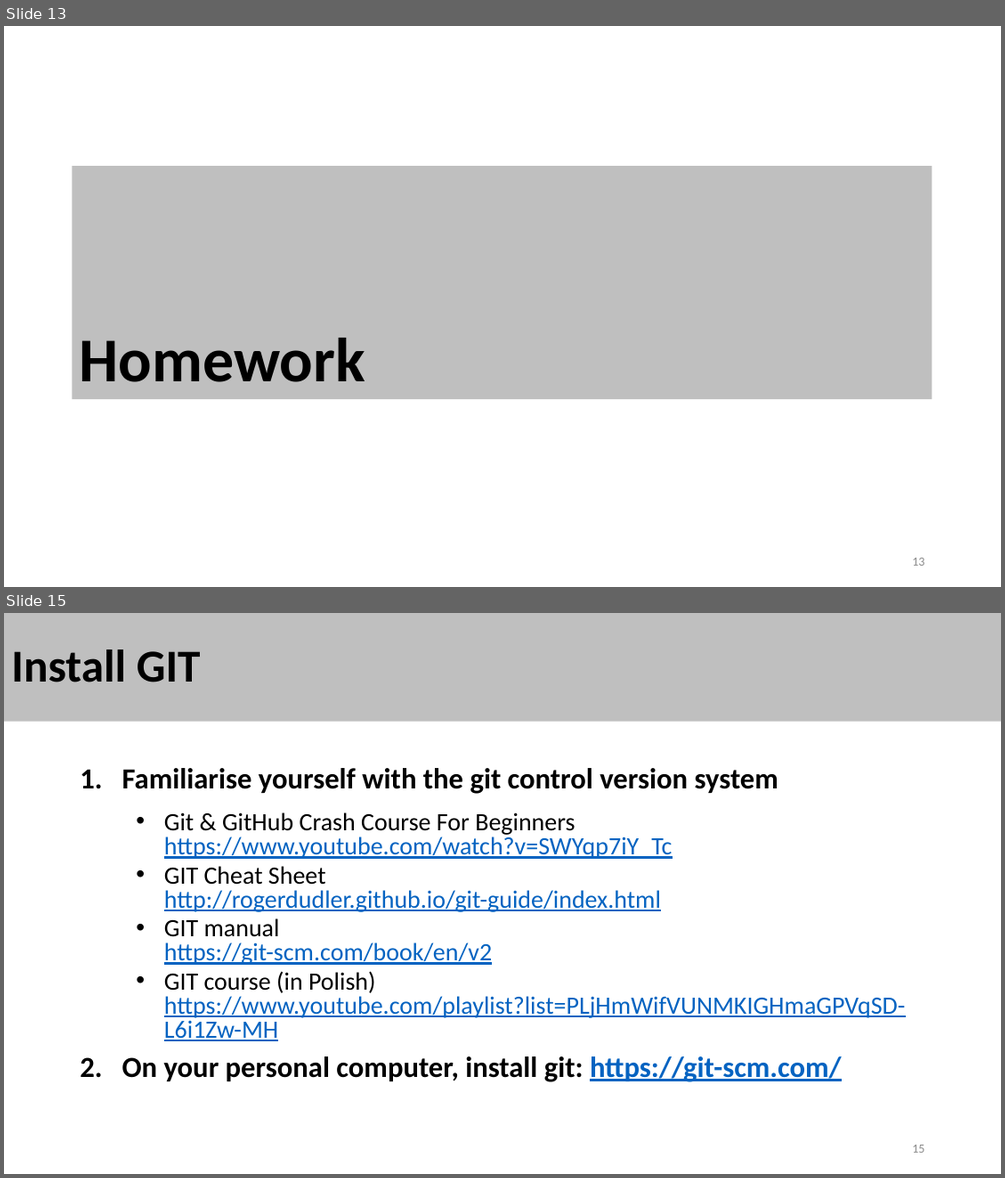
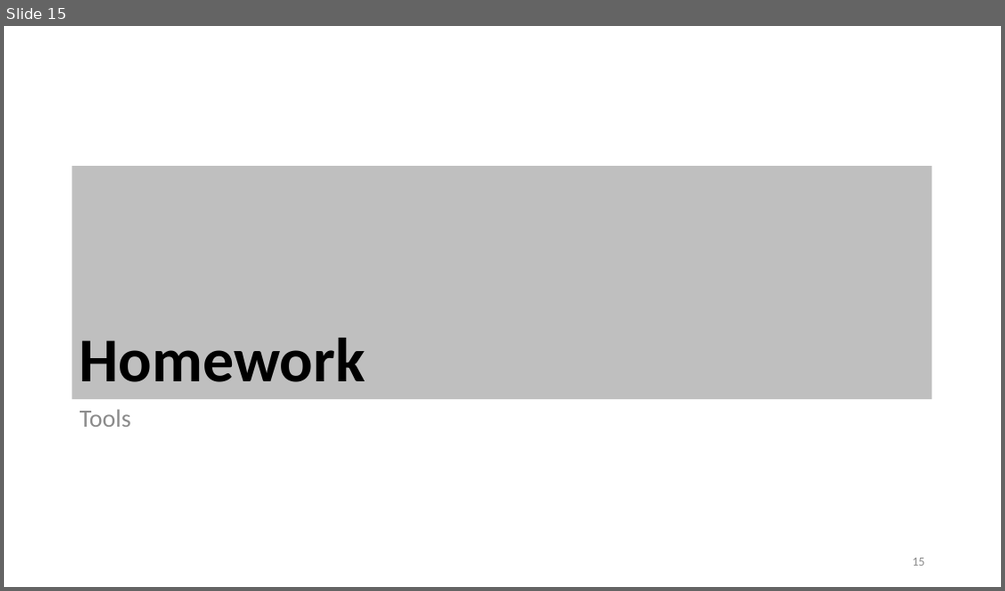
Before and after one commit to stalj/cp3, a slide deck: 01-CourseIntroduction/01-CourseIntroduction.pptx. Shown one above the other, each under a label of ours: slides 13 and 15 before the commit, slide 15 after it; the slides between them are not shown. The pictures are 1005x1178 and 1005x591 pixels, drawn with LibreOffice and Linux fonts; fonts in the diff are those of the drawing. Boxes give left, top, right and bottom in pixels: in the first picture for what was removed or moved away, otherwise in the second. Text is boxed around its words. In the diff, an @@ line names an element or a change of style, - is before the commit and + after.

```diff
--- a/01-CourseIntroduction/01-CourseIntroduction.pptx
+++ b/01-CourseIntroduction/01-CourseIntroduction.pptx
@@ slide 15 removed at (x1=4, y1=613, x2=1001, y2=1174), background #FFFFFF @@
@@ title removed at (x1=4, y1=613, x2=1001, y2=722) @@
-Install GIT
@@ text removed at (x1=122, y1=768, x2=906, y2=1082) @@
-1. Familiarise yourself with the git control version system
-  • Git & GitHub Crash Course For Beginners
-    https://www.youtube.com/watch?v=SWYqp7iY_Tc
-  • GIT Cheat Sheet
-    http://rogerdudler.github.io/git-guide/index.html
-  • GIT manual
-    https://git-scm.com/book/en/v2
-  • GIT course (in Polish)
-    https://www.youtube.com/playlist?list=PLjHmWifVUNMKIGHmaGPVqSD-L6i1Zw-MH
-2. On your personal computer, install git: https://git-scm.com/
@@ page number removed at (x1=912, y1=1144, x2=924, y2=1152) @@
-15
@@ what was slide 13 is now slide 15 @@
@@ slide 15 changed as well @@
@@ text added at (x1=80, y1=409, x2=131, y2=426), 24 pt, text #8C8C8C @@
+Tools
```
Also in this commit, not shown: 11 other slides changed, 7 slides added, 4 other slides removed, 10 other files.
